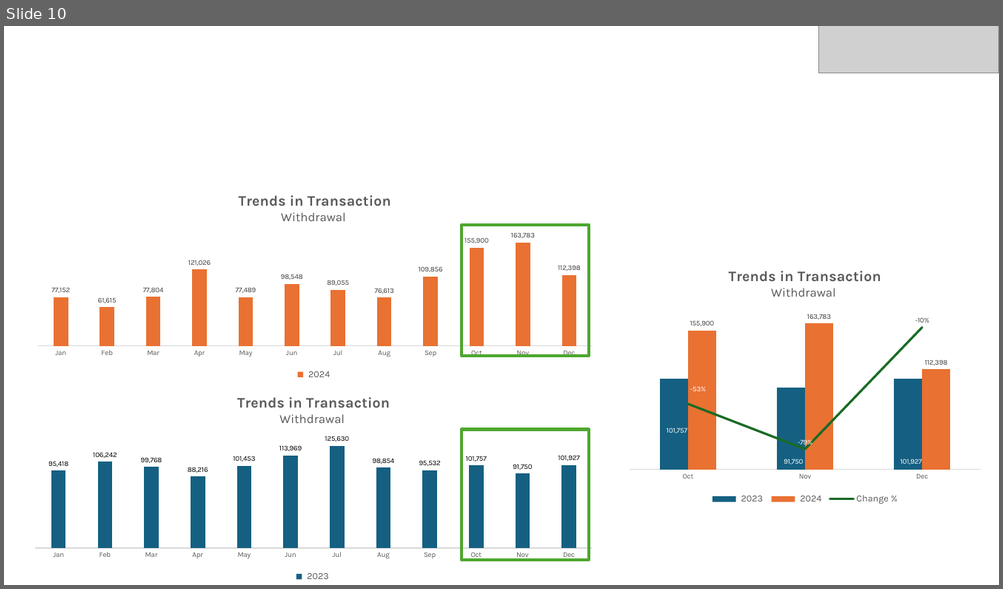
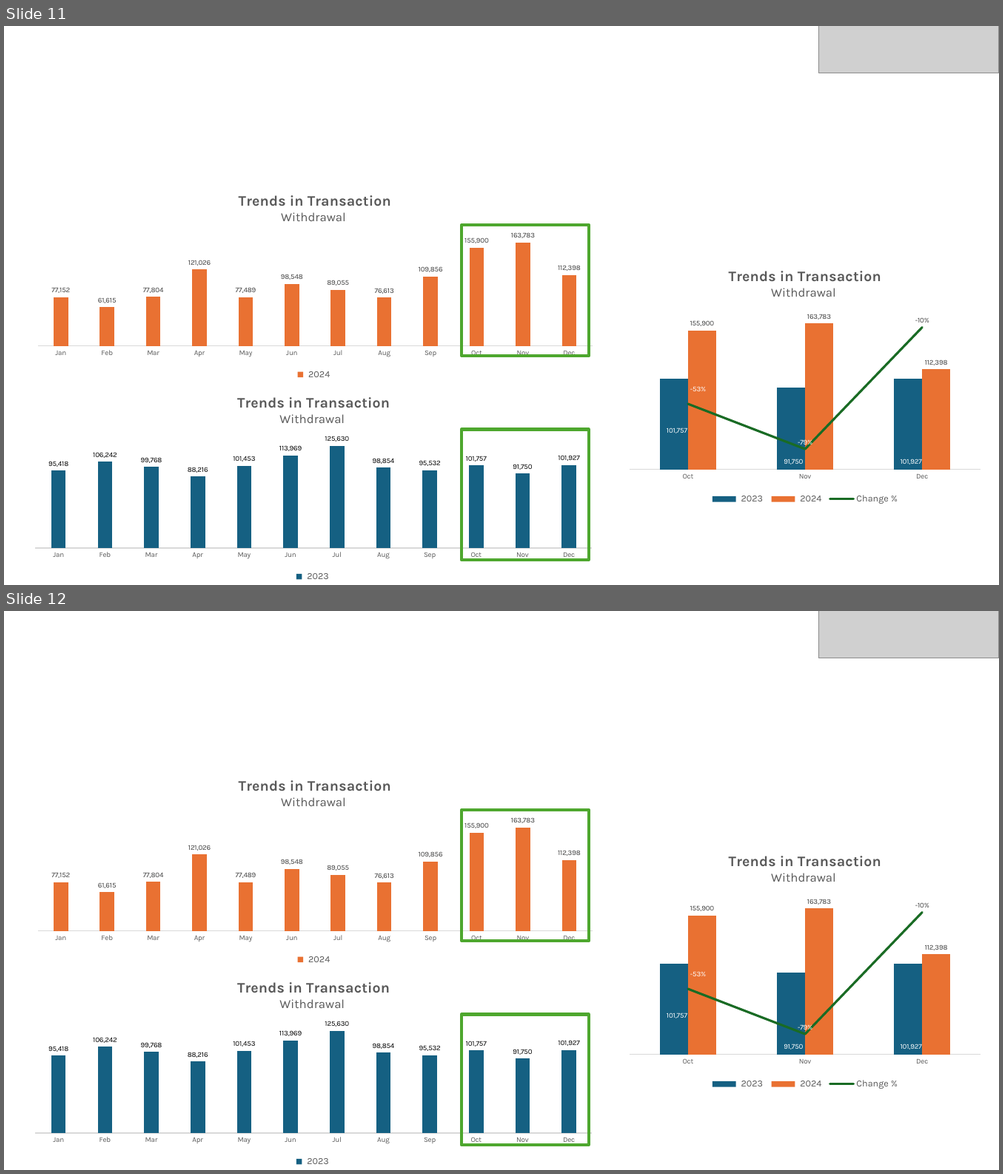
Before and after one commit to maghrabi-es/Casestudy, a slide deck: Presentation1.pptx. Shown one above the other, each under a label of ours: slide 10 before the commit, slides 11 and 12 after it. The pictures are 1003x589 and 1003x1174 pixels, drawn with LibreOffice and Linux fonts; fonts in the diff are those of the drawing; grey boxes stand for pictures. Boxes give left, top, right and bottom in pixels: in the first picture for what was removed or moved away, otherwise in the second. Text is boxed around its words. In the diff, an @@ line names an element or a change of style, - is before the commit and + after.

```diff
--- a/Presentation1.pptx
+++ b/Presentation1.pptx
@@ slide 12 added at bbox=[4, 611, 999, 1170], background #FFFFFF @@
@@ picture added at bbox=[819, 611, 999, 658] @@
@@ column chart added at bbox=[26, 766, 604, 968] @@
+title "Trends in Transaction Withdrawal  "
+categories: Jan, Feb, Mar, Apr, May, Jun, Jul, Aug, Sep, Oct, Nov, Dec
+ 2024 : 77152, 61615, 77804, 121026, 77489, 98548, 89055, 76613, 109856, 155900, 163783, 112398
@@ rectangle added at bbox=[461, 810, 589, 941], outline #4EA72E 3 pt @@
@@ column chart added at bbox=[622, 841, 987, 1093] @@
+title "Trends in Transaction Withdrawal  "
+categories: Oct, Nov, Dec
+ 2023 : 101757, 91750, 101927
+ 2024 : 155900, 163783, 112398
+Change %: -0.53, -0.79, -0.1
@@ column chart added at bbox=[24, 968, 604, 1170] @@
+title "Trends in Transaction Withdrawal  "
+categories: Jan, Feb, Mar, Apr, May, Jun, Jul, Aug, Sep, Oct, Nov, Dec
+ 2023 : 95418, 106242, 99768, 88216, 101453, 113969, 125630, 98854, 95532, 101757, 91750, 101927
@@ rectangle added at bbox=[461, 1014, 588, 1145], outline #4EA72E 3 pt @@
@@ what was slide 10 is now slide 11 @@
```
Also in this commit, not shown: 2 slides changed, 1 other slide added.
